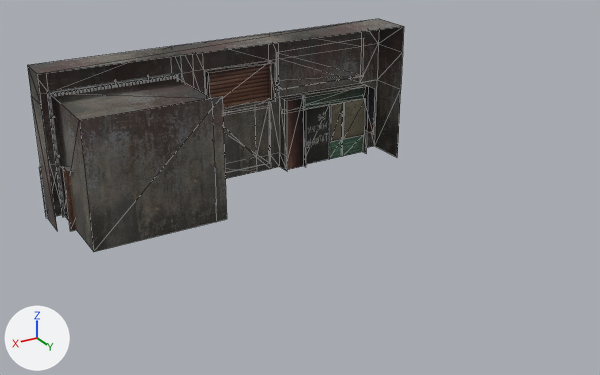
What one commit did to the FBX model Assets/delivery/map/City/building006.FBX.
The view is the same before and after, from a camera (50 mm lens) standing at (28.1, 58.3, 20.8) and looking at (0.1, 11.8, -2.5). Every picture has the same lights, and +X, +Y and +Z are marked at lower left. Mesh edges are drawn as thin lines. Where no turn or scale is listed for an object, it has been applied to the vertices. Vertices at the same position are counted once.
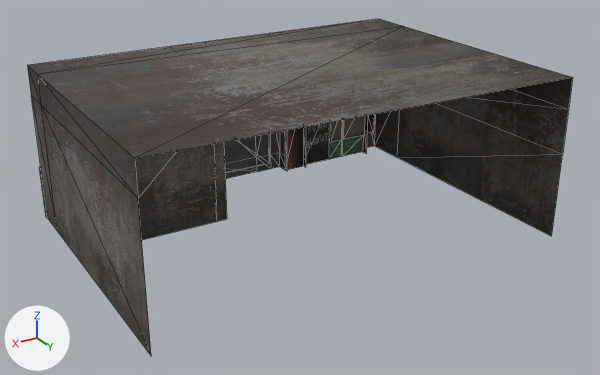
Changed parts and their boxes (x1, y1, x2, y2) in the pictures (600 x 375 px):
'Plane001', reshaped (45% wider, 44% taller): before (27, 19, 404, 252); after (27, 19, 573, 355)
part 1 of me_mesh, added: after (37, 26, 573, 355)
part 2 of me_mesh, surface changed: before (27, 19, 404, 252); after (27, 19, 403, 240)

Diff of the bpy script that builds the scene:
```diff
--- a/Assets/delivery/map/City/building006.FBX.py
+++ b/Assets/delivery/map/City/building006.FBX.py
@@ me_mesh @@
 # used by ob_plane001; location = (0.11, 0.0, -0.15)
-me_mesh.from_pydata(...)  # 503 vertices, 469 faces; spans x -15.1..15.2, y -0.3..7.1, z -6.3..5.9
+me_mesh.from_pydata(...)  # 510 vertices, 481 faces; spans x -15.1..15.2, y -0.3..21.7, z -6.3..5.9
+# me_mesh part 1
+# 7 vertices are added at x -15.1..15.1, y 20.9..21.7, z -5.9..5.9
+# 12 new faces join them, mat_material__26 (picture img_wall1_jpg)
+# me_mesh part 2: 106 kept faces spanning x -15.1..15.1, y 0.0..7.1, z -5.9..5.9 get new texture (UV) coordinates
 me_mesh.materials.append(mat_material__26)
```
